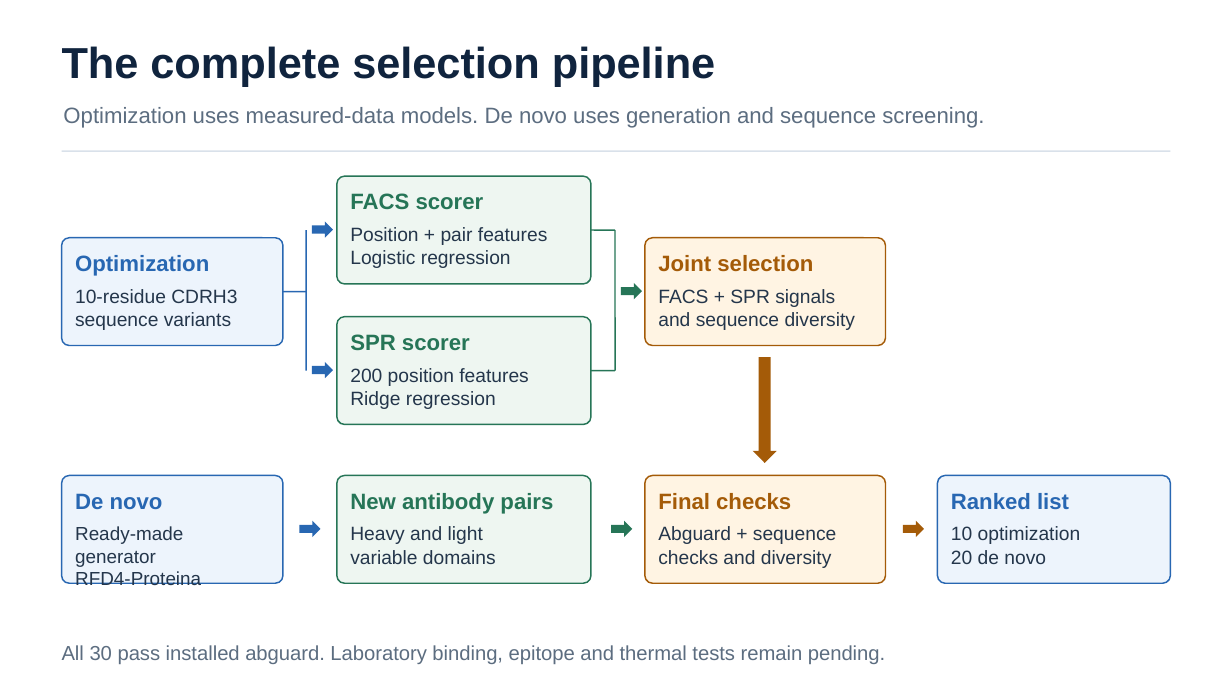
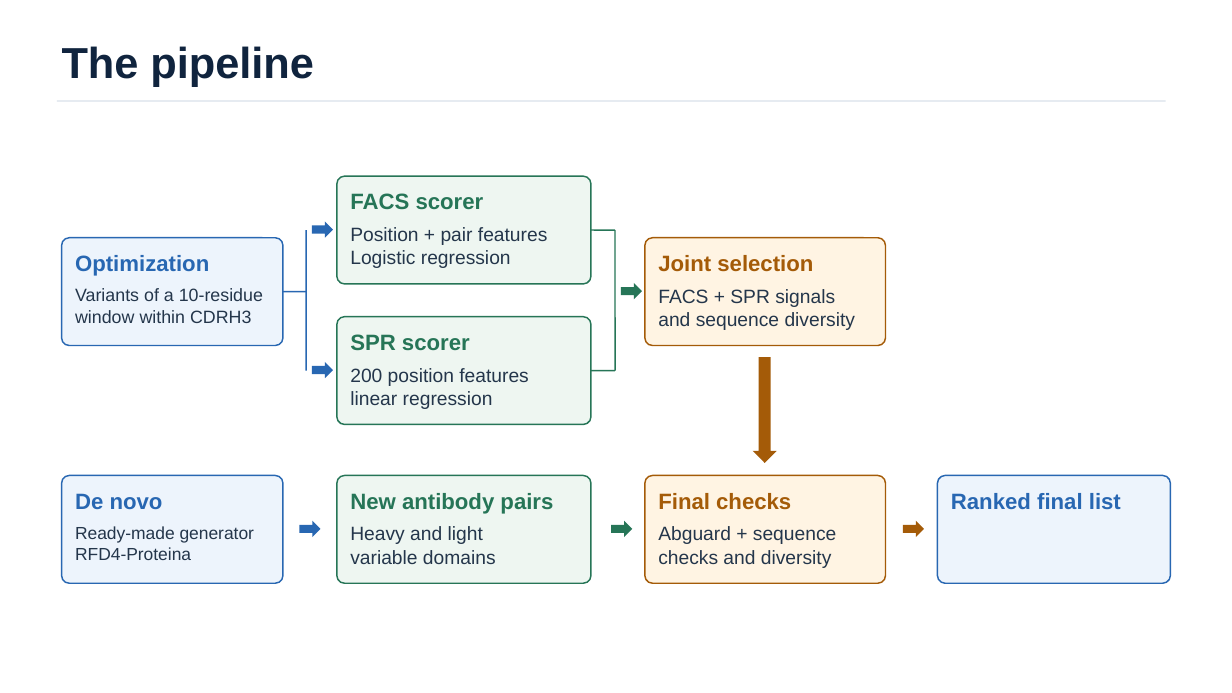
Before and after one commit to ambushhere/antibody-hackathon, a slide deck: slide 2 of output/selection-slide/her2-selection-and-evidence-en.pptx (slide 4 before the commit). Drawn at 1232x693 pixels with LibreOffice and Linux fonts; fonts in the diff are those of the drawing. Boxes give left, top, right and bottom in pixels: in the first picture for what was removed or moved away, otherwise in the second. Text is boxed around its words. In the diff, an @@ line names an element or a change of style, - is before the commit and + after.

Commit message:
docs: publish final pitch and post-event handoff
Preserve the final two-slide pitch and ranked CSV. Document measured-data selection rationale, experiment limits and local data retention.

```diff
--- a/output/selection-slide/her2-selection-and-evidence-en.pptx
+++ b/output/selection-slide/her2-selection-and-evidence-en.pptx
@@ text at (62,46,313,87): text changed @@
-The complete selection pipeline
+The pipeline
@@ line moved from (62, 152) - (1171, 152) to (56, 101) - (1165, 101) @@
@@ text removed at (63,107,984,128) @@
-Optimization uses measured-data models. De novo uses generation and sequence screening.
@@ text at (75,288,263,323): text changed; size 15 to 13.9 pt @@
-10-residue CDRH3
-sequence variants
+Variants of a 10-residue window within CDRH3
@@ text at (350,391,493,409): text changed @@
-Ridge regression
+linear regression
@@ text at (951,493,1121,509): text changed @@
-Ranked list
+Ranked final list
@@ text at (75,526,255,560): text changed; size 14.7 to 13.6 pt @@
-Ready-made generator
-RFD4-Proteina
+Ready-made generator RFD4-Proteina
@@ text removed at (951,526,1081,564) @@
-10 optimization
-20 de novo
@@ text removed at (62,645,885,664) @@
-All 30 pass installed abguard. Laboratory binding, epitope and thermal tests remain pending.
```
Also in this commit, not shown: 1 other slide changed, 2 slides removed, 19 other files.
